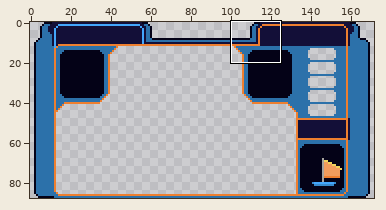
Two versions of one pixel-art file, Assets/Textures/Ships/Outrigger/outrigger_map_frame.aseprite. The picture above shows the old version from afar; the outline marks the close-up.
Close-up. The starting point:
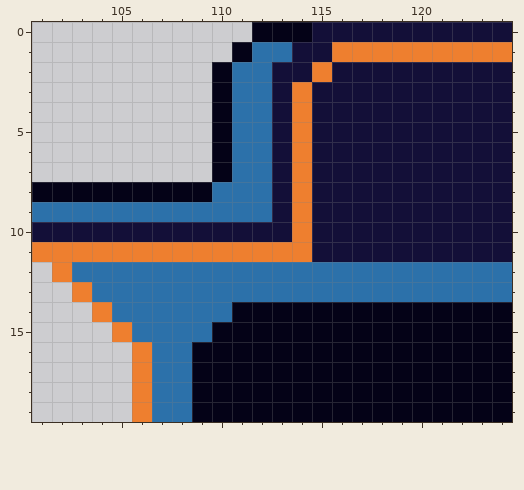
168x88 pixels, 1 frame. Shown: x 101..124, y 0..19. The old version is drawn lined up with the new one, on the new canvas. The commit also changed other parts of the picture, which this record leaves out.
Now the later version:
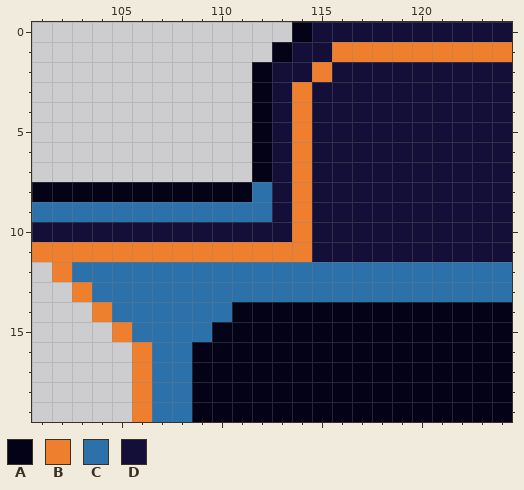
Palette (. is transparent): A #040217  B #ee7f2f  C #2c71aa  D #130f38
The exact change:
canvas 168x88 -> 172x88, the old top-left corner now at 2,0
@@ x 108..115 @@
- 0 ....AAAD
- 1 ...ACCDD
- 2 ..ACCDDB
- 3 ..ACCDBD
- 4 ..ACCDBD
- 5 ..ACCDBD
- 6 ..ACCDBD
- 7 ..ACCDBD
- 8 AACCCDBD
+ 0 ......AD
+ 1 .....ADD
+ 2 ....ADDB
+ 3 ....ADBD
+ 4 ....ADBD
+ 5 ....ADBD
+ 6 ....ADBD
+ 7 ....ADBD
+ 8 AAAACDBD
  9 CCCCCDBD
Where, in picture pixels (left, top, right, bottom), the same in both close-ups:
changed: (212, 22, 292, 202)
